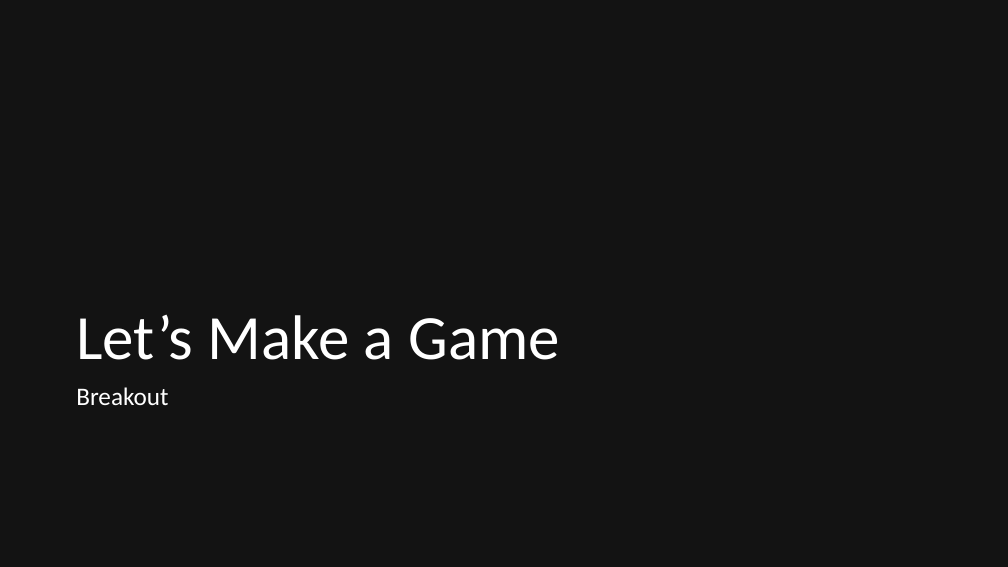
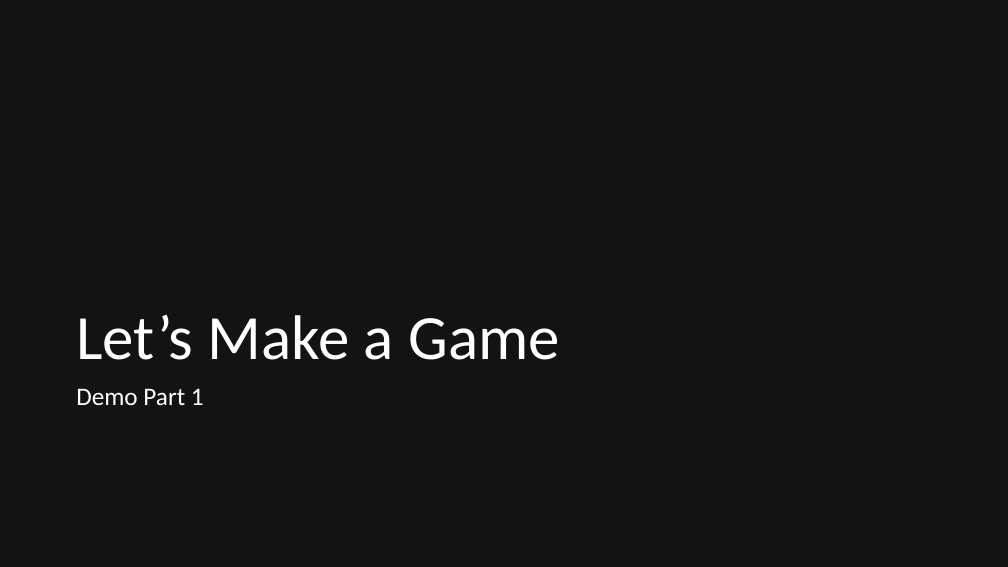
Before and after one commit to quandtm/UnitySTWorkshop, a slide deck: slide 28 of ST_Unity_101.pptx (slide 26 before the commit). Drawn at 1008x567 pixels with LibreOffice and Linux fonts; fonts in the diff are those of the drawing. Boxes give left, top, right and bottom in pixels: in the first picture for what was removed or moved away, otherwise in the second. Text is boxed around its words. In the diff, an @@ line names an element or a change of style, - is before the commit and + after.

```diff
--- a/ST_Unity_101.pptx
+++ b/ST_Unity_101.pptx
@@ text at (76, 388, 204, 405): text changed @@
-Breakout
+Demo Part 1
```
Also in this commit, not shown: 1 other slide changed, 2 slides added.
